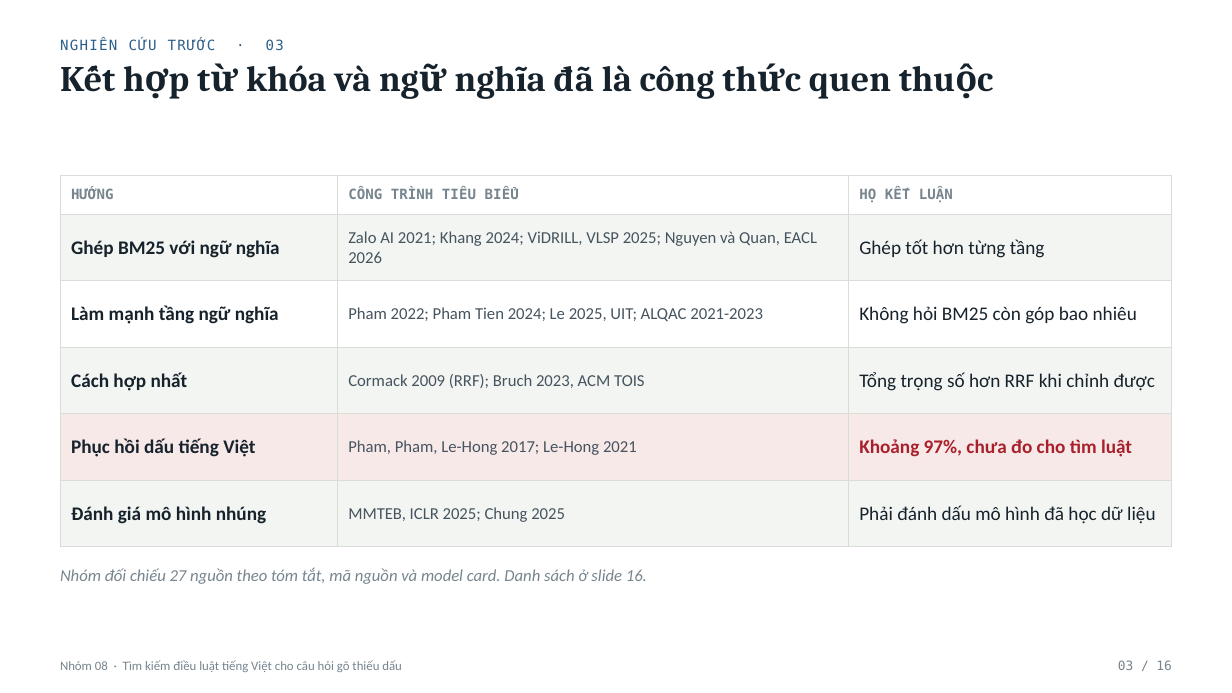
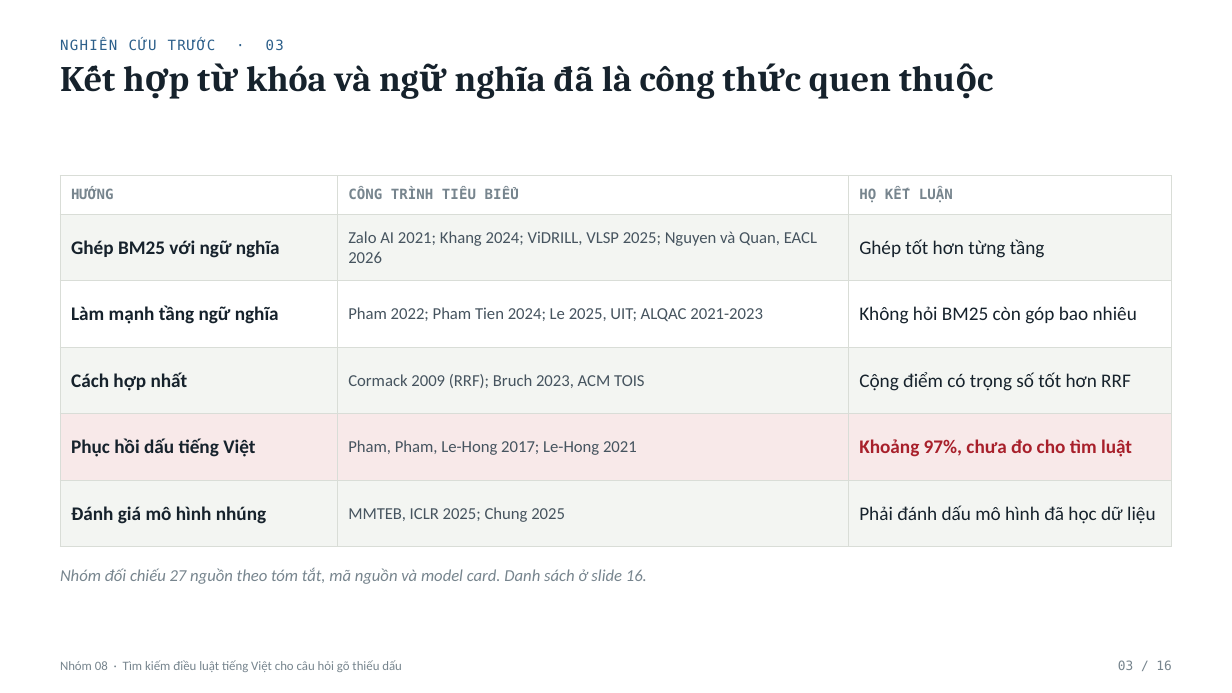
Before and after one commit to Messiac24/vietnamese-legal-retrieval-khong-dau, a slide deck: slide 3 of docs/slides/Nhom08_XLNNTN_BaoCao.pptx. Drawn at 1232x693 pixels with LibreOffice and Linux fonts; fonts in the diff are those of the drawing. Boxes give left, top, right and bottom in pixels: in the first picture for what was removed or moved away, otherwise in the second. Text is boxed around its words. In the diff, an @@ line names an element or a change of style, - is before the commit and + after.

```diff
--- a/docs/slides/Nhom08_XLNNTN_BaoCao.pptx
+++ b/docs/slides/Nhom08_XLNNTN_BaoCao.pptx
@@ table at bbox=[60, 176, 1172, 547] @@
-row 4, column 3: Tổng trọng số hơn RRF khi chỉnh được
+row 4, column 3: Cộng điểm có trọng số tốt hơn RRF
```
Also in this commit, not shown: 10 other slides changed.
